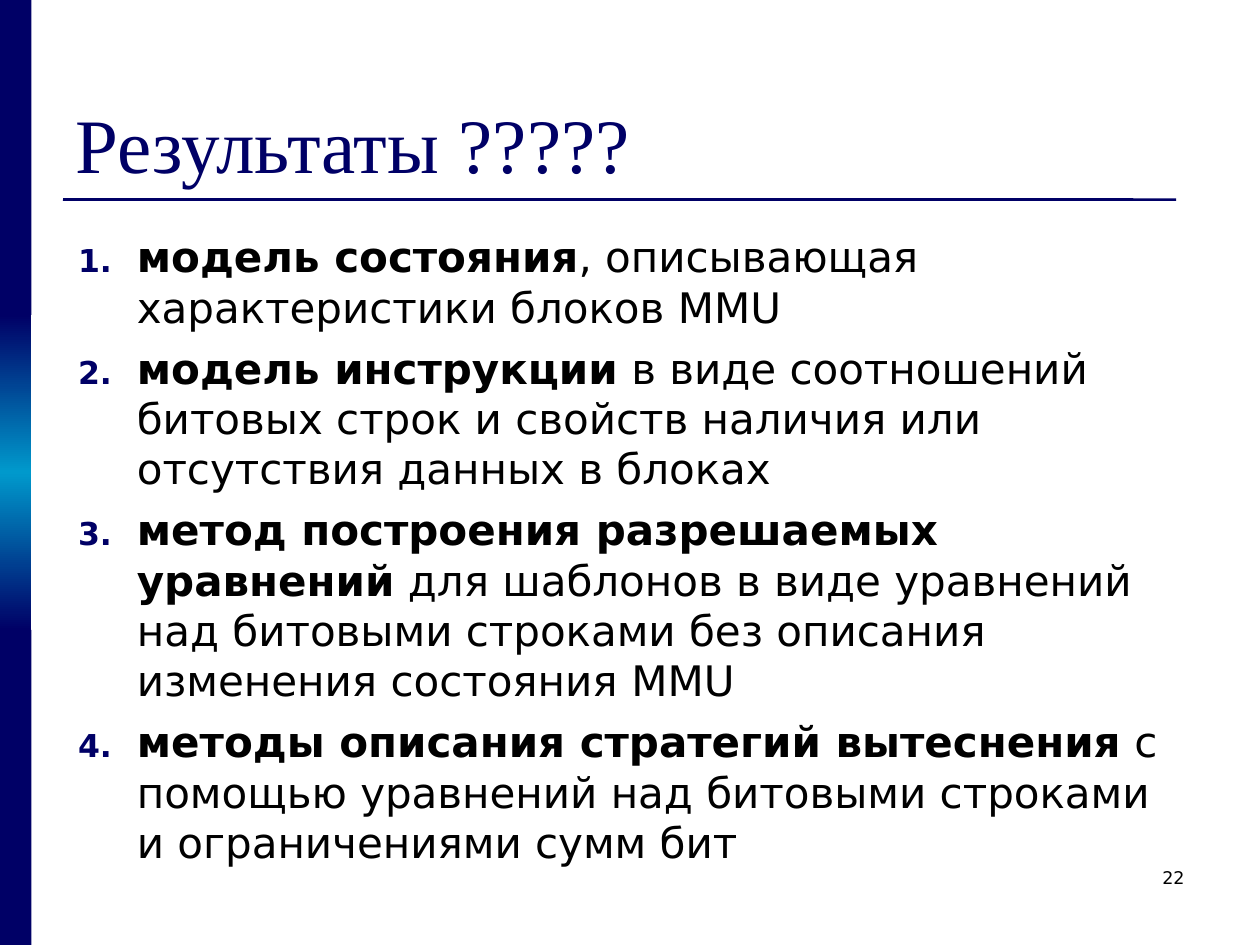
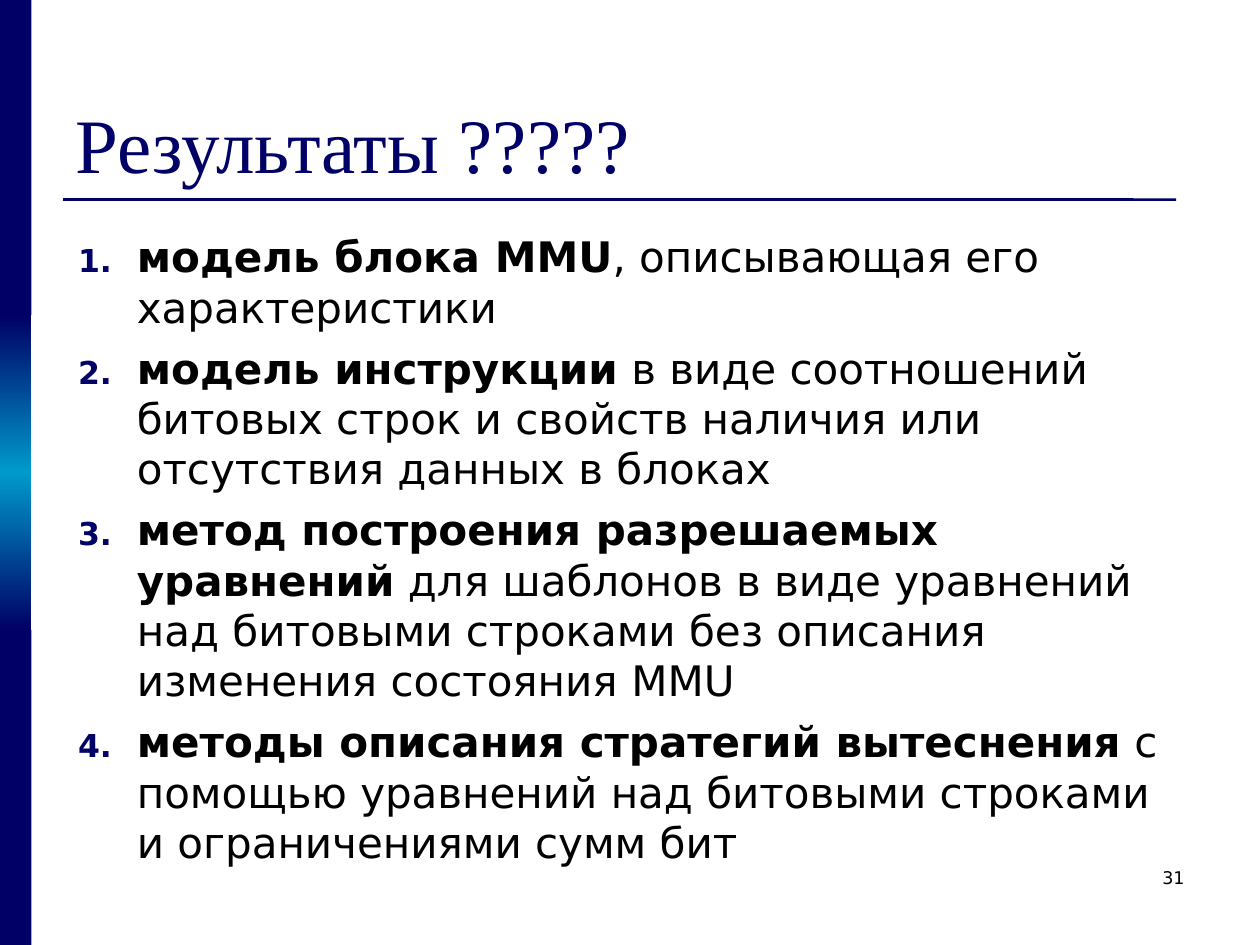
Before and after one commit to kornevgen/tesla-project, a slide deck: slide 31 of papers/THESIS/talks/pred/prethesis9.ppt (slide 22 before the commit). Drawn at 1260x945 pixels with LibreOffice and Linux fonts; fonts in the diff are those of the drawing. Boxes give left, top, right and bottom in pixels: in the first picture for what was removed or moved away, otherwise in the second. Text is boxed around its words. In the diff, an @@ line names an element or a change of style, - is before the commit and + after.

```diff
--- a/papers/THESIS/talks/pred/prethesis9.ppt
+++ b/papers/THESIS/talks/pred/prethesis9.ppt
@@ text at (137, 238, 1039, 332): text changed @@
-1. модель состояния, описывающая характеристики блоков MMU
+1. модель блока MMU, описывающая его характеристики
@@ page number at (1162, 871, 1184, 885): text changed @@
-22
+31
```
Also in this commit, not shown: 16 other slides changed, 9 slides added.
